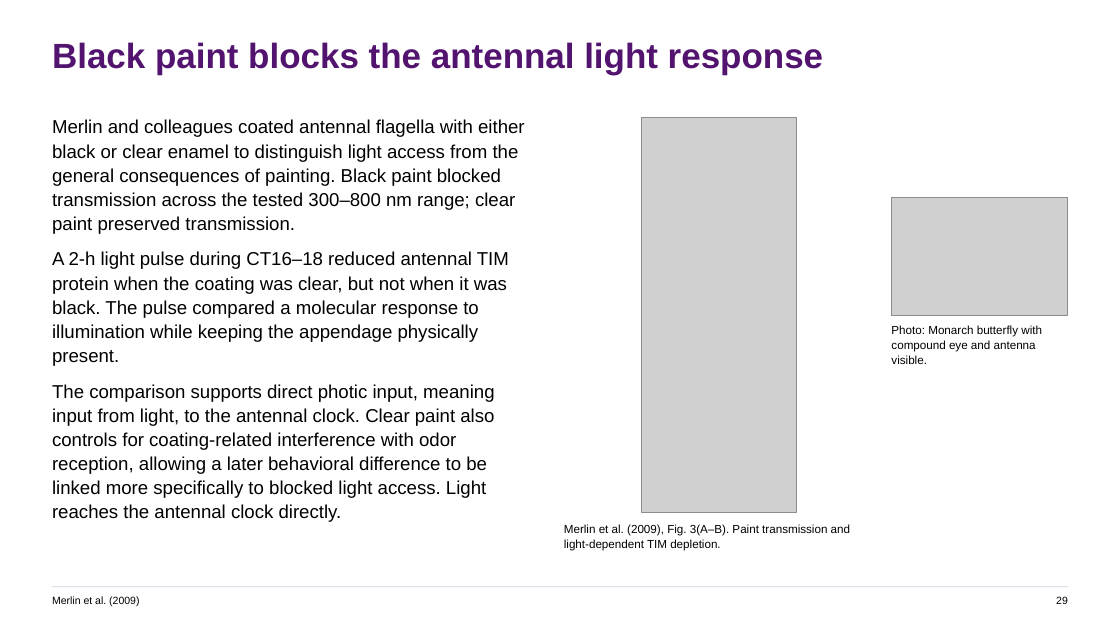
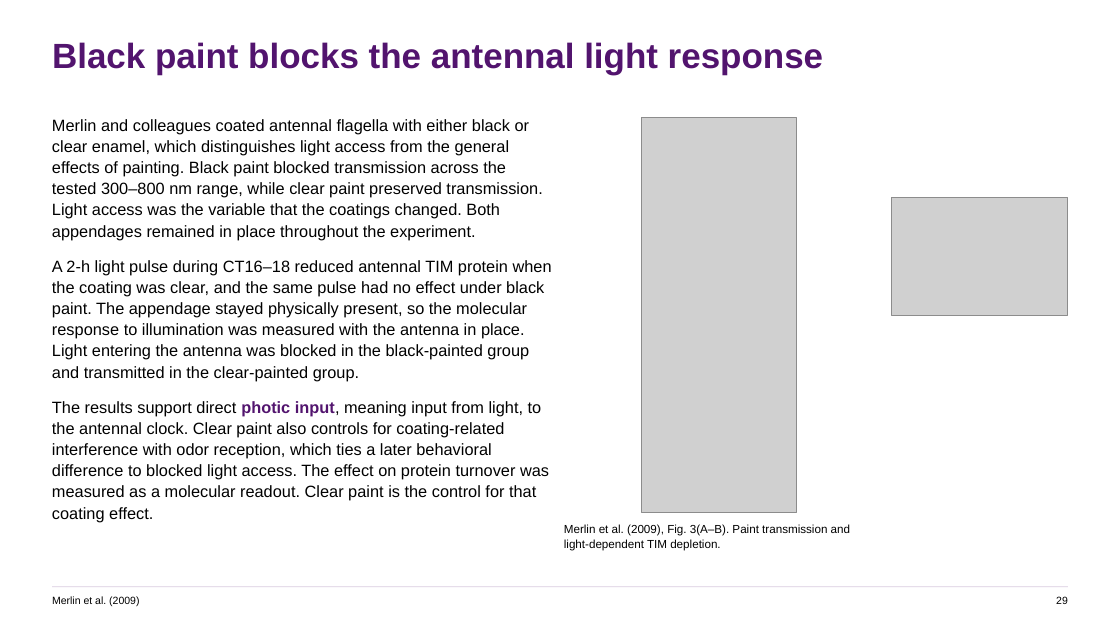
Before and after one commit to jordanxxlopez/NEUROETHOLOGY, a slide deck: slide 38 of scaffolded/Neuroethology_Lecture30_FA2026_SCAFFOLDED.pptx (slide 40 before the commit). Drawn at 1120x630 pixels with LibreOffice and Linux fonts; fonts in the diff are those of the drawing; grey boxes stand for pictures. Boxes give left, top, right and bottom in pixels: in the first picture for what was removed or moved away, otherwise in the second. Text is boxed around its words. In the diff, an @@ line names an element or a change of style, - is before the commit and + after.

```diff
--- a/scaffolded/Neuroethology_Lecture30_FA2026_SCAFFOLDED.pptx
+++ b/scaffolded/Neuroethology_Lecture30_FA2026_SCAFFOLDED.pptx
@@ text at <box>52,119,552,522</box>: text changed; size 16 to 14 pt @@
-Merlin and colleagues coated antennal flagella with either black or clear enamel to distinguish light access from the general consequences of painting. Black paint blocked transmission across the tested 300–800 nm range; clear paint preserved transmission.
-A 2-h light pulse during CT16–18 reduced antennal TIM protein when the coating was clear, but not when it was black. The pulse compared a molecular response to illumination while keeping the appendage physically present.
-The comparison supports direct photic input, meaning input from light, to the antennal clock. Clear paint also controls for coating-related interference with odor reception, allowing a later behavioral difference to be linked more specifically to blocked light access. Light reaches the antennal clock directly.
+Merlin and colleagues coated antennal flagella with either black or clear enamel, which distinguishes light access from the general effects of painting. Black paint blocked transmission across the tested 300–800 nm range, while clear paint preserved transmission. Light access was the variable that the coatings changed. Both appendages remained in place throughout the experiment.
+A 2-h light pulse during CT16–18 reduced antennal TIM protein when the coating was clear, and the same pulse had no effect under black paint. The appendage stayed physically present, so the molecular response to illumination was measured with the antenna in place. Light entering the antenna was blocked in the black-painted group and transmitted in the clear-painted group.
+The results support direct photic input, meaning input from light, to the antennal clock. Clear paint also controls for coating-related interference with odor reception, which ties a later behavioral difference to blocked light access. The effect on protein turnover was measured as a molecular readout. Clear paint is the control for that coating effect.
@@ text removed at <box>891,325,1042,364</box> @@
-Photo: Monarch butterfly with compound eye and antenna visible.
```
Also in this commit, not shown: 51 other slides changed, 7 slides added, 7 slides removed, 5 other files.
